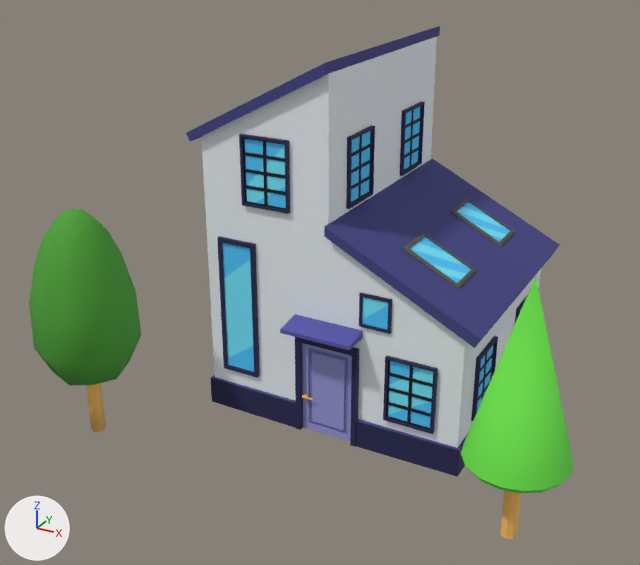
The glTF model public/static/models/main_house.glb, before and after one commit.
The view is the same before and after, from a 50 mm camera at (7.73, -16.84, 10.7) aimed at (-0.78, -1.36, 2.96). The axes (+X, +Y, +Z) are drawn at lower left. The lights are the same throughout. Where no turn or scale is listed for an object, it has been applied to the vertices.

Objects in the first picture: 'Prop_ResidentBuilding_02', 'Prop_RoofWindow_02', 'Prop_RoofWindow_02.001', 'Prop_Tree_04', 'Prop_Tree_05'.
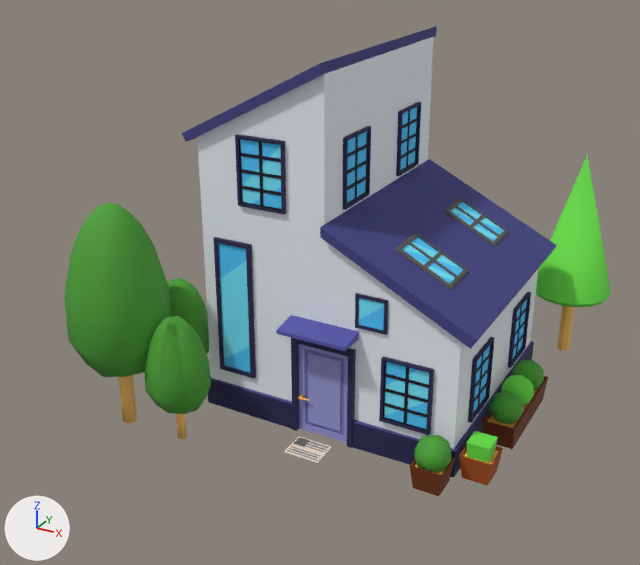
Edits to the bpy script that builds the scene:
```text
Change ob_prop_residentbuilding_02:
    ob_prop_residentbuilding_02.location: (0.05, 0.07, 0.0) -> (0.0, 0.0, 0.0)
Remove ob_prop_roofwindow_02:
    ob_prop_roofwindow_02 = bpy.data.objects.new('Prop_RoofWindow_02', me_prop_roofwindow_02)
Change ob_prop_roofwindow_02_001:
    ob_prop_roofwindow_02_001.location: (1.864, 1.401, 3.922) -> (1.759, 1.291, 3.947)
Change ob_prop_tree_04:
    ob_prop_tree_04.location: (-4.454, -4.711, 0.0) -> (-2.646, -4.111, 0.0)
    ob_prop_tree_04.scale: (1.0, 1.0, 1.0) -> (0.675, 0.57, 0.57)
Change ob_prop_tree_05:
    ob_prop_tree_05.location: (4.48, -3.79, 0.0) -> (3.46, 3.91, 0.0)
Add ob_prop_tree_04_003:
    ob_prop_tree_04_003 = bpy.data.objects.new('Prop_Tree_04.003', me_prop_tree_04_003)  # 66 vertices, 124 faces; spans x -0.71..0.71, y -0.6..0.6, z 0.0..2.88; in mat_pandamat_001 (picture img_pandamat)
    ob_prop_tree_04_003.location = (-3.75, -2.49, 0.0)
Add ob_prop_plant_03:
    ob_prop_plant_03 = bpy.data.objects.new('Prop_Plant_03', me_prop_plant_03)  # 42 vertices, 76 faces; spans x -0.377..0.377, y -0.377..0.377, z 0.0..1.105; in mat_pandamat_001 (picture img_pandamat)
    ob_prop_plant_03.location = (2.68, -3.1, 0.0)
Add ob_prop_plant_02:
    ob_prop_plant_02 = bpy.data.objects.new('Prop_Plant_02', me_prop_plant_02)  # 24 vertices, 40 faces; spans x -0.34..0.34, y -0.34..0.34, z 0.0..0.827; in mat_pandamat_001 (picture img_pandamat)
    ob_prop_plant_02.location = (3.4, -2.32, 0.0)
Add ob_prop_magazine:
    ob_prop_magazine = bpy.data.objects.new('Prop_Magazine', me_prop_magazine)  # 104 vertices, 162 faces; spans x -0.4..0.4, y -0.32..0.32, z 0.0..0.042; in mat_pandamat_001 (picture img_pandamat)
    ob_prop_magazine.location = (-0.03, -3.23, 0.0)
Add ob_prop_tree_04_002:
    ob_prop_tree_04_002 = bpy.data.objects.new('Prop_Tree_04.002', me_prop_tree_04_002)  # 66 vertices, 124 faces; spans x -0.71..0.71, y -0.6..0.6, z 0.0..2.88; in mat_pandamat_005 (picture img_pandamat)
    ob_prop_tree_04_002.location = (-2.65, -4.11, 0.0)
Add ob_prop_tree_04_001:
    ob_prop_tree_04_001 = bpy.data.objects.new('Prop_Tree_04.001', me_prop_tree_04_001)  # 66 vertices, 124 faces; spans x -1.06..1.06, y -1.06..1.06, z 0.0..5.05; in mat_pandamat_004 (picture img_pandamat)
    ob_prop_tree_04_001.location = (-4.08, -4.11, 0.0)
Add ob_prop_roofwindow_05_001:
    ob_prop_roofwindow_05_001 = bpy.data.objects.new('Prop_RoofWindow_05.001', me_prop_roofwindow_05_001)  # 52 vertices, 96 faces; spans x -0.615..0.628, y -0.5..0.5, z -0.309..0.348; in mat_pandamat_003 (picture img_pandamat)
    ob_prop_roofwindow_05_001.location = (1.76, -1.32, 3.95)
Add ob_prop_plant_01_001:
    ob_prop_plant_01_001 = bpy.data.objects.new('Prop_Plant_01.001', me_prop_plant_01_001)  # 142 vertices, 268 faces; spans x -0.36..0.36, y -1.26..1.26, z 0.0..1.1; in mat_pandamat_002 (picture img_pandamat)
    ob_prop_plant_01_001.location = (3.4, 0.0, 0.0)
```

What differs and where, as boxes [x1, y1, x2, y2] in the pictures (640 x 565 px):
'Prop_ResidentBuilding_02', moved
    before: [186, 26, 559, 477]
    after: [182, 26, 557, 478]
'Prop_Tree_05', moved
    before: [461, 277, 573, 539]
    after: [536, 155, 611, 351]
'Prop_Tree_04', moved, rescaled
    before: [29, 209, 141, 432]
    after: [159, 316, 211, 439]
'Prop_Tree_04.001', added (green)
    after: [64, 203, 172, 423]
'Prop_Plant_01.001', added
    after: [483, 360, 548, 449]
'Prop_Tree_04.002', added (green)
    after: [144, 316, 199, 439]
'Prop_Plant_03', added
    after: [410, 435, 455, 496]
'Prop_RoofWindow_05.001', added
    after: [394, 233, 469, 290]
'Prop_RoofWindow_02', deleted (cyan)
    before: [402, 233, 477, 289]
'Prop_Plant_02', added
    after: [459, 431, 503, 486]
'Prop_Tree_04.003', added (green)
    after: [168, 278, 209, 354]
'Prop_RoofWindow_02.001', moved
    before: [450, 198, 515, 247]
    after: [443, 198, 509, 247]
'Prop_Magazine', added
    after: [284, 436, 332, 463]
